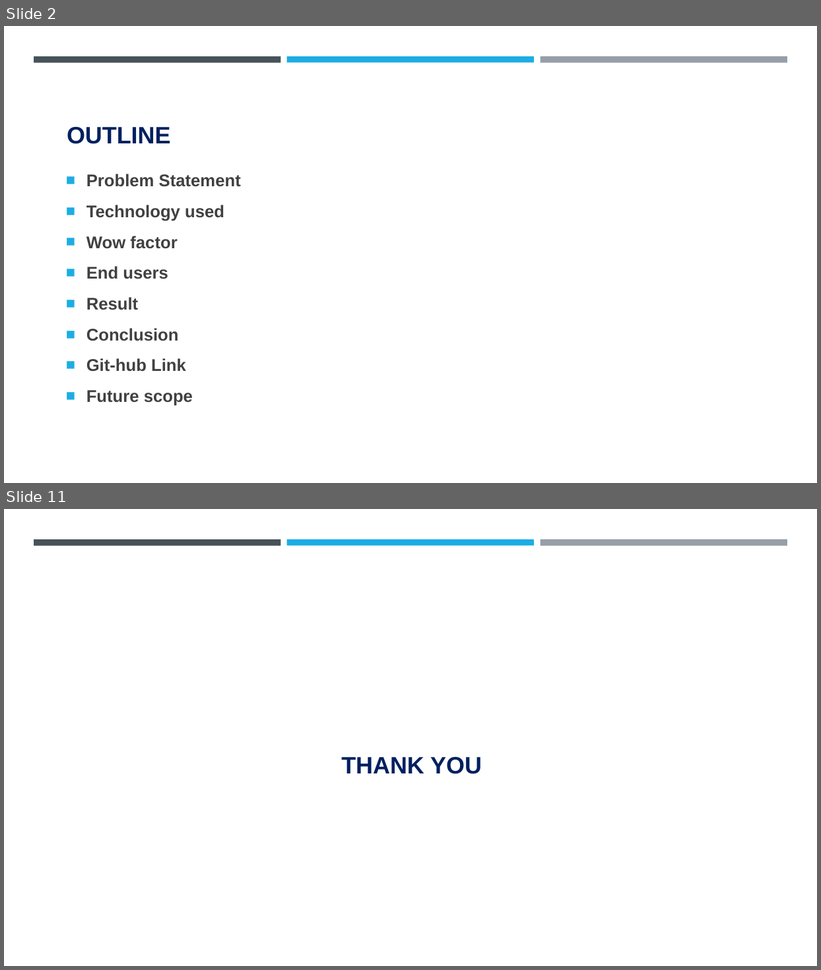
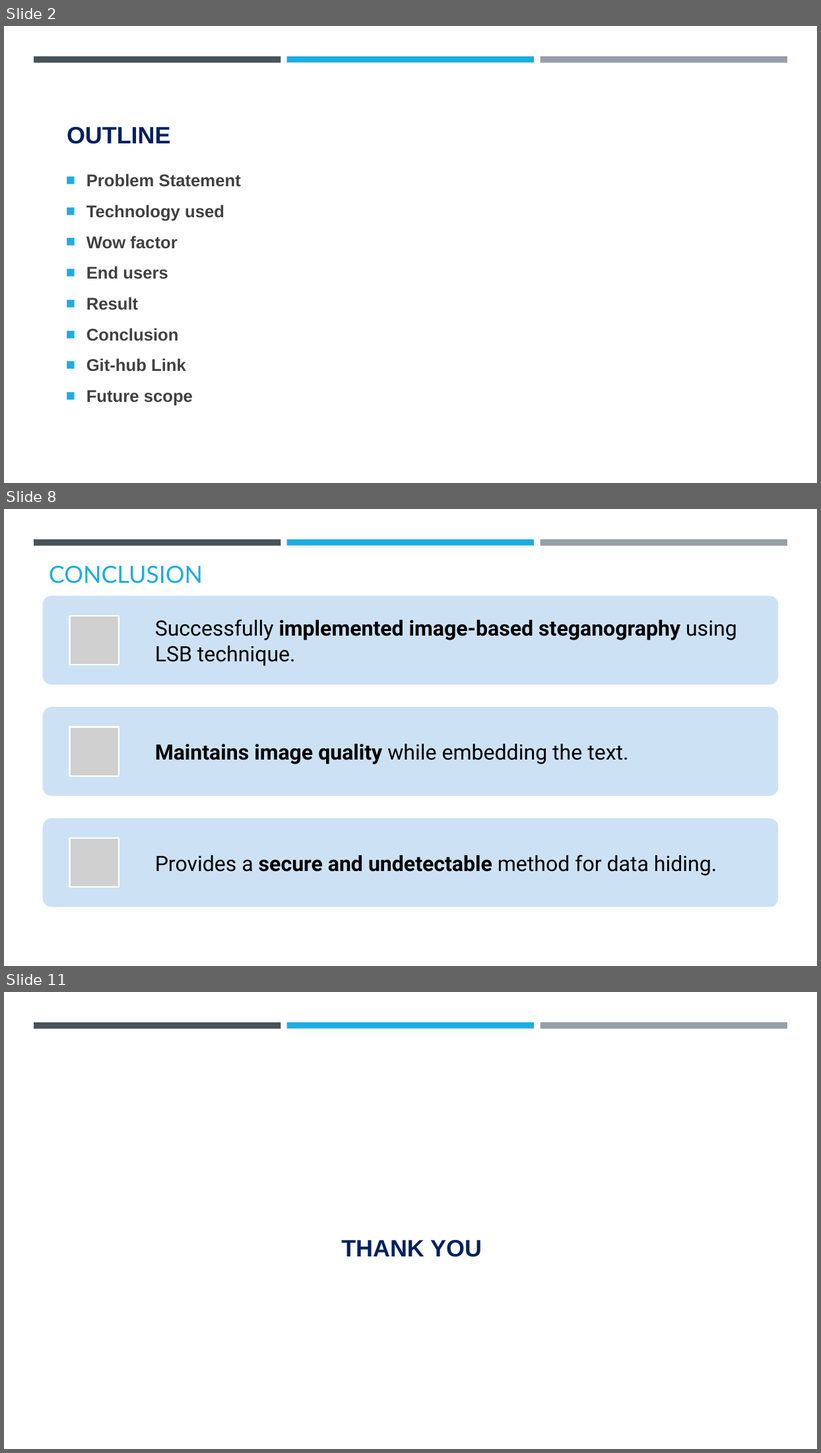
Before and after one commit to Akshay-S-Gupta/IBM-Cybersecurity-Internship, a slide deck: steganography_project.pptx. Shown one above the other, each under a label of ours: slides 2 and 11 before the commit, slides 2, 8 and 11 after it; the slides between them are not shown. The pictures are 821x970 and 821x1453 pixels, drawn with LibreOffice and Linux fonts; fonts in the diff are those of the drawing; grey boxes stand for pictures; background and template pictures are left out. Boxes give left, top, right and bottom in pixels: in the first picture for what was removed or moved away, otherwise in the second. Text is boxed around its words. In the diff, an @@ line names an element or a change of style, - is before the commit and + after.

```diff
--- a/steganography_project.pptx
+++ b/steganography_project.pptx
@@ slide 8 added at [4,509,817,966], background #FFFFFF; not listed: 3 template elements that a slide beside it also shows @@
@@ title added at [49,566,203,584], 28 pt, text #1CADE4 @@
+CONCLUSION
@@ group added at [43,595,779,908]: 3 rounded rectangles, 3 pictures, 3 texts @@
+Successfully implemented image-based steganography using LSB technique.
+Maintains image quality while embedding the text.
+Provides a secure and undetectable method for data hiding.
```
Also in this commit, not shown: 2 slides changed, 5 other slides added, 6 slides removed, 2 other files.
